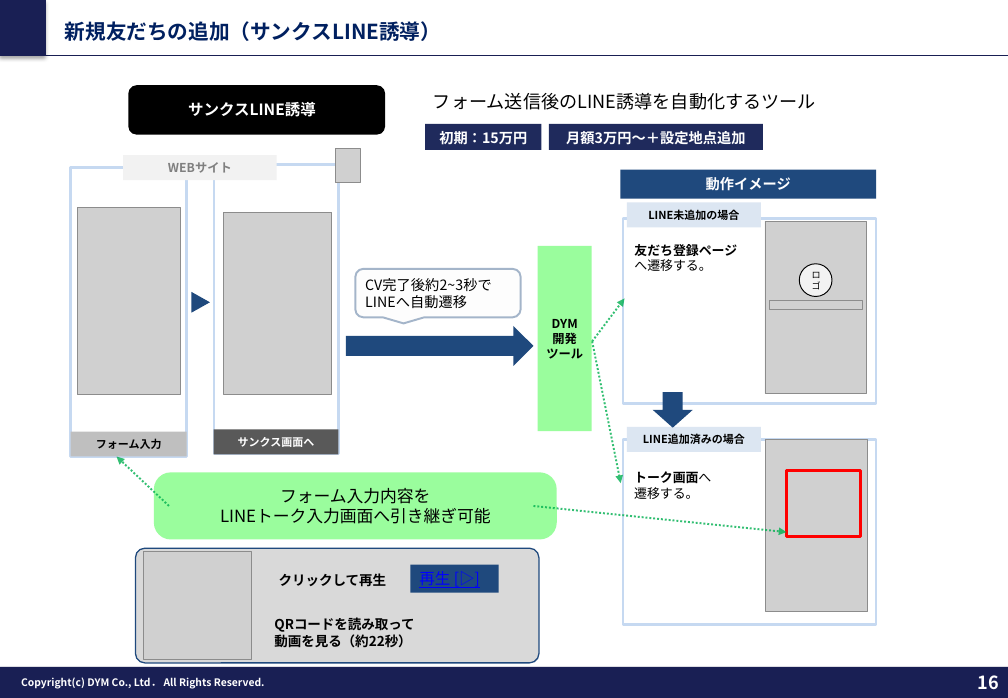
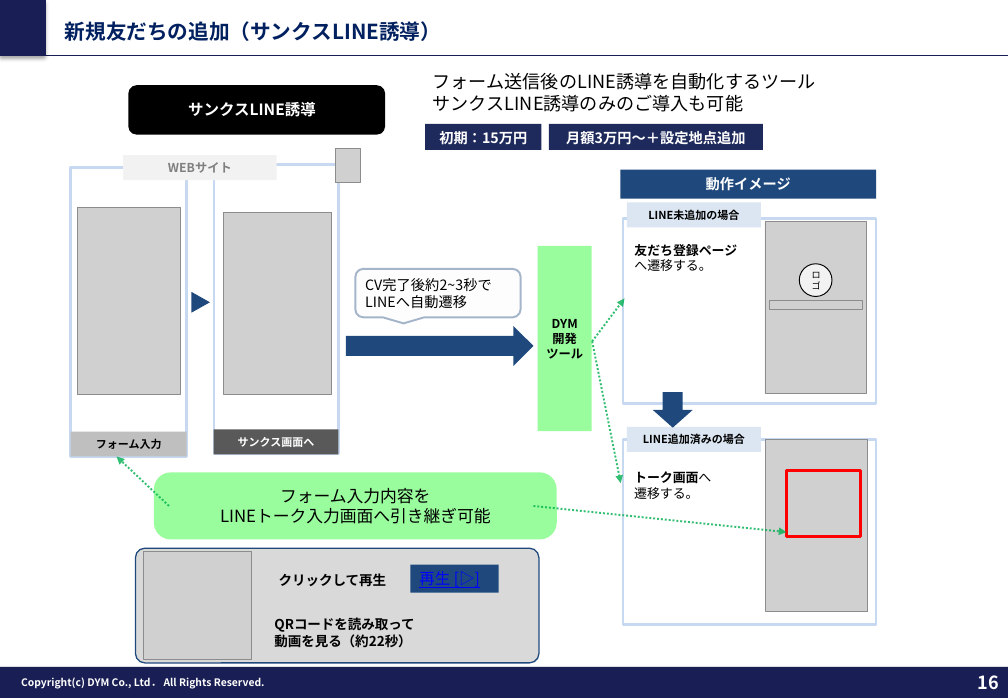
Before and after one commit to tonomura-r-dev/folder, a slide deck: slide 16 of 202610_タナカホーム株式会社御中_LINE公式アカウント運用のご提案_v4.pptx. Drawn at 1008x698 pixels with LibreOffice and Linux fonts; fonts in the diff are those of the drawing; grey boxes stand for pictures; background and template pictures are left out. Boxes give left, top, right and bottom in pixels: in the first picture for what was removed or moved away, otherwise in the second. Text is boxed around its words. In the diff, an @@ line names an element or a change of style, - is before the commit and + after.

```diff
--- a/202610_タナカホーム株式会社御中_LINE公式アカウント運用のご提案_v4.pptx
+++ b/202610_タナカホーム株式会社御中_LINE公式アカウント運用のご提案_v4.pptx
@@ text "フォーム送信後のLINE誘導を自動化するツール": place and size @@
-text "フォーム送信後のLINE誘導を自動化するツール" at bbox=[433, 93, 816, 110]
+text "フォーム送信後のLINE誘導を自動化するツール" at bbox=[433, 73, 816, 112]
@@ text at bbox=[433, 95, 743, 112]: paragraph added @@
+サンクスLINE誘導のみのご導入も可能
```
Also in this commit, not shown: 1 other file.
